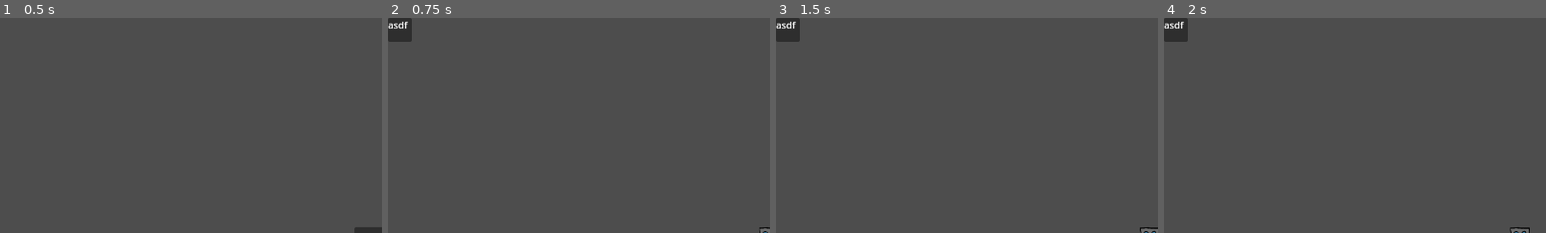
Above: before the commit, frames 1-4 (left to right).
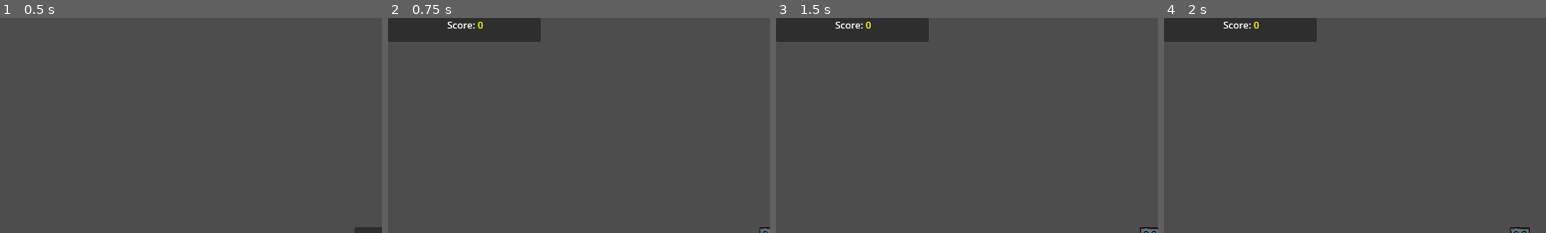
Above: after the commit, the same moments.

Repository: JohnStegmaier/Project-Loop
Game: Godot game, scene res://Scenes/Game Scenes/00_main_menu.tscn
Same seed, same stepped clock (60 frames per second), same inputs: the game is played once before the commit and once after it.
Inputs (mouse positions are % of the whole screen's width and height, from its top left):
- Up to frame 1 (0.5 s): no input
- Up to frame 2 (0.75 s): click "Play" at 0.5 s
- Up to frame 3 (1.5 s): tap Enter at 1.25 s; move the mouse to (72, 50) at 1.27 s; hold D (move_right) from 1.28 s (still down)
- Up to frame 4 (2 s): keep holding D (move_right); tap Space (jump) at 1.52 s
The pictures show only the part of the screen within x 0-50%, y 0-50%; the shares and areas given below are measured in that part.

Frame 1 is identical in both runs. In frame 2, 3.8% of the frame differs, in the area x 0-40%, y 0-12%; in frame 3, 3.8%; in frame 4, 3.8%.

Commit message:
add programatic UI element

Diff:
--- a/Scenes/Game Scenes/01_loop_start.tscn
+++ b/Scenes/Game Scenes/01_loop_start.tscn
@@ -7,6 +7,7 @@
 [ext_resource type="Script" uid="uid://c3l0v8hb8wswj" path="res://Scripts/Bolt.gd" id="5_06wqv"]
 [ext_resource type="PackedScene" uid="uid://bcxi0ij5k1yn" path="res://Scenes/Scene Assets/3d bolt.tscn" id="6_g20h4"]
 [ext_resource type="PackedScene" uid="uid://cx0k1lcljgqis" path="res://Scenes/Scene Assets/door.tscn" id="7_2r5bh"]
+[ext_resource type="Script" uid="uid://f0dkkk30hgpv" path="res://Scripts/UI.gd" id="8_qp2oi"]
 
 [sub_resource type="ViewportTexture" id="ViewportTexture_v16l4"]
 viewport_path = NodePath("Bolts/3D Bolt Texture")
@@ -153,11 +154,12 @@
 position = Vector2(-38, 0)
 
 [node name="CanvasLayer" type="CanvasLayer" parent="."]
+script = ExtResource("8_qp2oi")
 
 [node name="Control" type="Control" parent="CanvasLayer"]
 layout_mode = 3
 anchors_preset = 0
-offset_right = 40.0
+offset_right = 256.0
 offset_bottom = 40.0
 size_flags_horizontal = 0
 size_flags_vertical = 0
@@ -165,14 +167,14 @@
 
 [node name="Panel" type="Panel" parent="CanvasLayer/Control"]
 layout_mode = 0
-offset_right = 40.0
+offset_right = 256.0
 offset_bottom = 40.0
 
-[node name="RichTextLabel" type="RichTextLabel" parent="CanvasLayer/Control/Panel"]
+[node name="Score" type="RichTextLabel" parent="CanvasLayer/Control/Panel"]
 layout_mode = 0
-offset_right = 40.0
+offset_right = 256.0
 offset_bottom = 40.0
-text = "asdf"
+bbcode_enabled = true
 
 [connection signal="input_event" from="Polygon2D/StaticBody2D" to="." method="_on_static_body_2d_input_event"]
 
--- a/Scripts/Bolt.gd
+++ b/Scripts/Bolt.gd
@@ -1,4 +1,6 @@
 extends Area2D
+
+signal bolt_collected
 
 func _ready():
     connect("body_entered", Callable(self, "_on_body_entered"))
@@ -6,5 +8,5 @@
 func _on_body_entered(body):
     if body.name == "Player":
         print("U GOT A BOLT WOOOOOOOO!")
-        emit_signal("collected")
+        bolt_collected.emit()
         queue_free()
--- /dev/null
+++ b/Scripts/UI.gd
@@ -0,0 +1,12 @@
+extends CanvasLayer
+
+@onready var score_label = $Control/Panel/Score
+var score: int
+
+func _ready() -> void:
+	score = 0
+	score_label.text = "[center] Score: [color=yellow]%d[/color][/center]" % score
+
+func _on_bolt_collected():
+	score += 1
+	score_label.text = "[center] Score: [color=yellow]%d[/color][/center]" % score
Not shown: 1 places in Scenes/Game Scenes/01_loop_start.tscn that only renumber resources
Not shown, added: Scripts/UI.gd.uid
